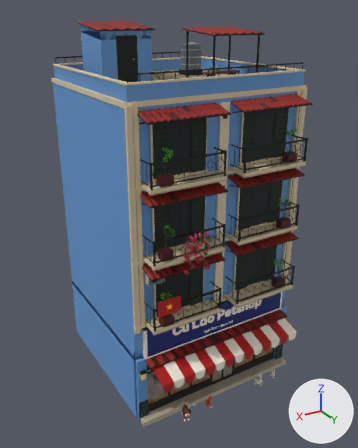
Two versions of the FBX model Assets/PhoViet/Art/Streets/PV_StreetShop03_Petshop.fbx, one commit apart.
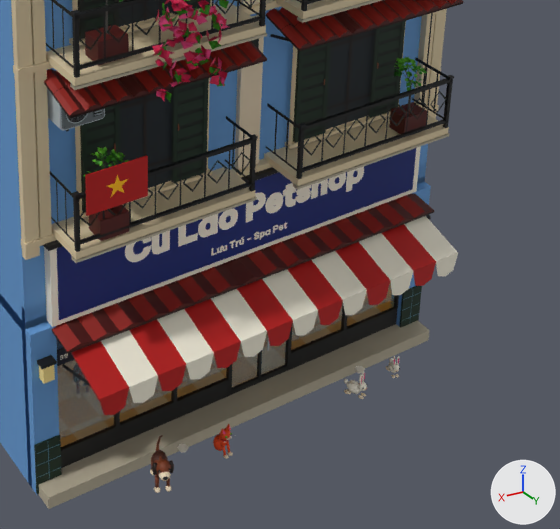
There are two pictures of each version: one whole from a camera (50 mm lens) standing at (11.41, 19.57, 16.97) and looking at (0.25, 0.96, 7.66), one close up on the part from 35% to 93% of the width and 53% to 97% of the height. The lights are fixed; the arrows at lower right show +X, +Y and +Z. The older version's two pictures come first. Objects named as collision shapes, trigger or cutter boxes, shadow casters or lower levels of detail are left out. Where no turn or scale is listed for an object, it has been applied to the vertices. Vertices at exactly the same position are counted once.

Names of what the first close-up shows: 'PV_StreetShop03_Petshop_LOD0'.
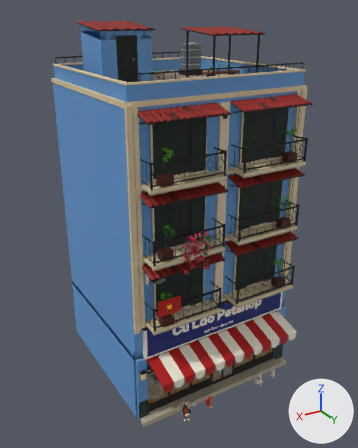
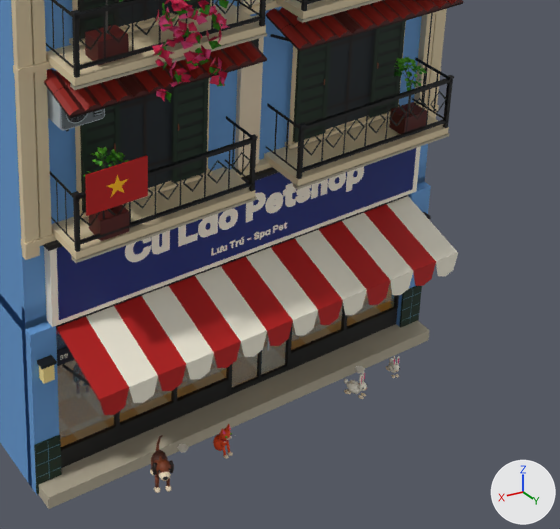
The edits, one by one:
me_pv_streetshop03_petshop_lod0 is used by ob_pv_streetshop03_petshop_lod0; location (0.0, 0.0, 0.0).
me_pv_streetshop03_petshop_lod0 had 18825 vertices, 14895 faces and spanned x -4.2..4.2, y -3.9..5.5, z 0.0..16.6.
me_pv_streetshop03_petshop_lod0 now has 18735 vertices, 14841 faces and spans x -4.2..4.2, y -3.9..5.5, z 0.0..16.6.
me_pv_streetshop03_petshop_lod0 part 1: the loose piece of 90 vertices spanning x -3.8..3.8, y 3.9..4.6, z 3.1..3.3 is deleted.

Pixel boxes [x1, y1, x2, y2] of what changed, in the close-ups (560 x 529 px):
part 1 of me_pv_streetshop03_petshop_lod0, deleted
    before: [52, 193, 434, 354]
